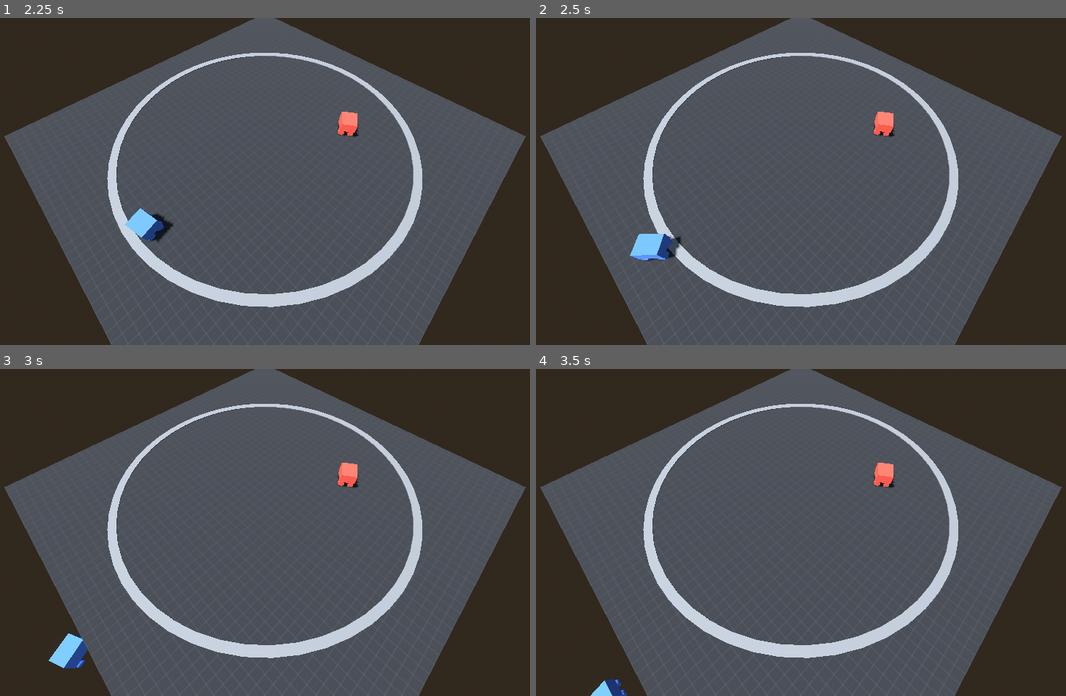
Above: before the commit, frames 1-4 (two rows, left to right).
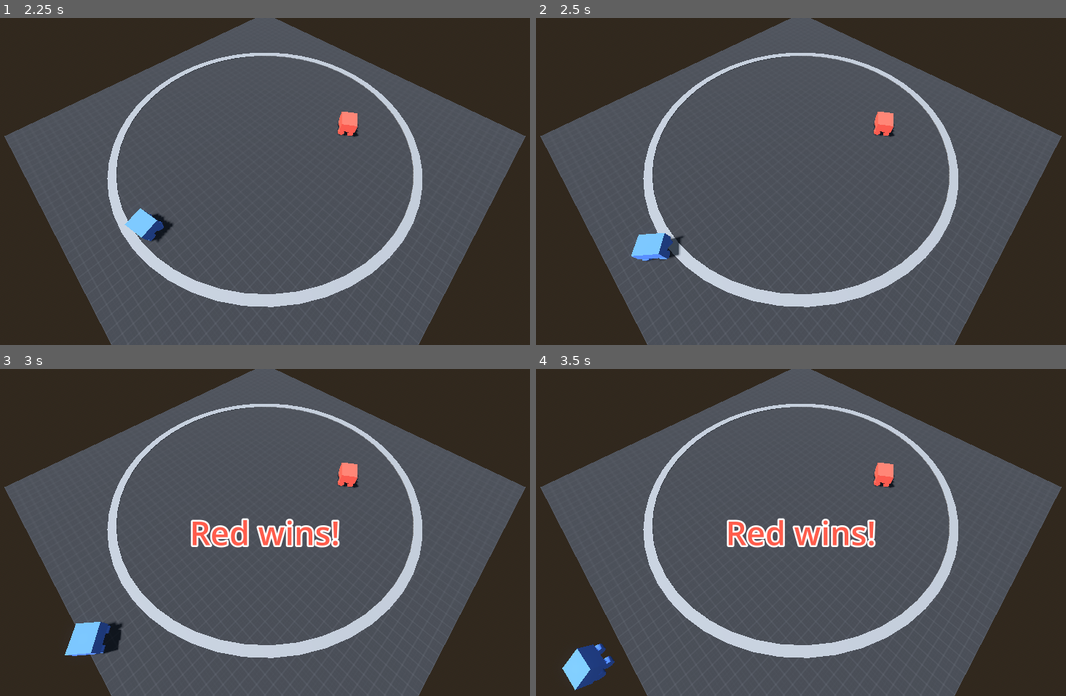
Above: after the commit, the same moments.

Repository: jozfeal/robot-sumo-sd
Game: Godot game, scene res://system/main.tscn
Same seed, same stepped clock (60 frames per second), same inputs: the game is played once before the commit and once after it.
Inputs:
- Up to frame 1 (2.25 s): tap Enter at 0.5 s; hold D (right) 0.53-1.28 s; tap Space at 1.25 s; hold S (backward) 1.28-2.03 s; hold D (right) from 2.03 s (still down)
- Up to frame 2 (2.5 s): keep holding D (right)
- Up to frame 3 (3 s): release D (right) at 2.78 s; hold W (forward) from 2.78 s (still down)
- Up to frame 4 (3.5 s): keep holding W (forward)

Frame 1 is identical in both runs. In frame 2, less than 0.1% of the frame differs, in the area x 17-28%, y 65-75%; in frame 3, 2.7%, in the area x 9-65%, y 45-92%; in frame 4, 2.7%.

Commit message:
Added Winning Display
Text on screen says which robot won the round and applies correct color to text for emphasis. Additionally fixed collision shape for increased platform size.

Diff:
--- a/godot-demo/system/main.tscn
+++ b/godot-demo/system/main.tscn
@@ -21,12 +21,16 @@
 albedo_texture = ExtResource("1_7am6p")
 uv1_triplanar = true
 
-[sub_resource type="ConcavePolygonShape3D" id="ConcavePolygonShape3D_7am6p"]
-data = PackedVector3Array(-10, -0.5, 10, -10, -0.5, -10, -10, 0.5, -10, 10, -0.5, -10, -10, -0.5, -10, -10, -0.5, 10, -10, 0.5, -10, -10, -0.5, -10, 10, -0.5, -10, -10, 0.5, -10, -10, 0.5, 10, -10, -0.5, 10, -10, -0.5, 10, -10, 0.5, 10, 10, 0.5, 10, 10, 0.5, 10, -10, 0.5, 10, -10, 0.5, -10, -10, -0.5, 10, 10, -0.5, 10, 10, -0.5, -10, 10, 0.5, 10, 10, -0.5, 10, -10, -0.5, 10, 10, -0.5, -10, 10, -0.5, 10, 10, 0.5, 10, 10, -0.5, -10, 10, 0.5, -10, -10, 0.5, -10, -10, 0.5, -10, 10, 0.5, -10, 10, 0.5, 10, 10, 0.5, 10, 10, 0.5, -10, 10, -0.5, -10)
+[sub_resource type="ConcavePolygonShape3D" id="ConcavePolygonShape3D_goxoi"]
+data = PackedVector3Array(-12.5, -0.5, 12.5, -12.5, -0.5, -12.5, -12.5, 0.5, -12.5, 12.5, -0.5, -12.5, -12.5, -0.5, -12.5, -12.5, -0.5, 12.5, -12.5, 0.5, -12.5, -12.5, -0.5, -12.5, 12.5, -0.5, -12.5, -12.5, 0.5, -12.5, -12.5, 0.5, 12.5, -12.5, -0.5, 12.5, -12.5, -0.5, 12.5, -12.5, 0.5, 12.5, 12.5, 0.5, 12.5, 12.5, 0.5, 12.5, -12.5, 0.5, 12.5, -12.5, 0.5, -12.5, -12.5, -0.5, 12.5, 12.5, -0.5, 12.5, 12.5, -0.5, -12.5, 12.5, 0.5, 12.5, 12.5, -0.5, 12.5, -12.5, -0.5, 12.5, 12.5, -0.5, -12.5, 12.5, -0.5, 12.5, 12.5, 0.5, 12.5, 12.5, -0.5, -12.5, 12.5, 0.5, -12.5, -12.5, 0.5, -12.5, -12.5, 0.5, -12.5, 12.5, 0.5, -12.5, 12.5, 0.5, 12.5, 12.5, 0.5, 12.5, 12.5, 0.5, -12.5, 12.5, -0.5, -12.5)
 
 [sub_resource type="CylinderShape3D" id="CylinderShape3D_xrivr"]
 height = 20.0
 radius = 10.0
+
+[sub_resource type="LabelSettings" id="LabelSettings_xrivr"]
+font_size = 90
+outline_size = 20
 
 [node name="Main" type="Node3D" unique_id=2034509664]
 
@@ -56,34 +60,51 @@
 size = Vector3(25, 1, 25)
 material = SubResource("StandardMaterial3D_goxoi")
 
-[node name="CSGBakedCollisionShape3D" type="CollisionShape3D" parent="World" unique_id=963996640]
+[node name="CSGBakedCollisionShape3D" type="CollisionShape3D" parent="World" unique_id=1070925561]
 transform = Transform3D(1, 0, 0, 0, 1, 0, 0, 0, 1, 0, -0.5, 0)
-shape = SubResource("ConcavePolygonShape3D_7am6p")
+shape = SubResource("ConcavePolygonShape3D_goxoi")
 
 [node name="Camera3D" type="Camera3D" parent="." unique_id=1823601430]
 transform = Transform3D(-0.70710677, 0.61237246, -0.35355335, 0, 0.49999997, 0.86602545, 0.70710677, 0.61237246, -0.35355335, -7, 11, -7)
 
-[node name="BlueRobot" parent="." unique_id=1119450236 instance=ExtResource("2_gisfo")]
+[node name="Robots" type="Node" parent="." unique_id=1247978935]
+
+[node name="RedRobot" parent="Robots" unique_id=651725520 instance=ExtResource("2_gisfo")]
+transform = Transform3D(-0.5634239, 0, 0.826168, 0, 1, 0, -0.826168, 0, -0.5634239, -3.4664612, 0, 4.353595)
+robot_name = "Red"
+color = Color(0.9998551, 0.36102337, 0.29374388, 1)
+
+[node name="BlueRobot" parent="Robots" unique_id=1119450236 instance=ExtResource("2_gisfo")]
 transform = Transform3D(1, 0, 0, 0, 1, 0, 0, 0, 1, 0, 0, -4.8750362)
 robot_name = "Blue"
 color = Color(0.3527628, 0.5527516, 1, 1)
 
-[node name="RedRobot" parent="." unique_id=651725520 instance=ExtResource("2_gisfo")]
-transform = Transform3D(-0.5634239, 0, 0.826168, 0, 1, 0, -0.826168, 0, -0.5634239, -3.4664612, 0, 4.353595)
-robot_name = "Red"
-color = Color(0.9998551, 0.36102337, 0.29374388, 1)
-
 [node name="VehicleController3D" type="Node" parent="." unique_id=1020259177 node_paths=PackedStringArray("vehicle")]
 script = ExtResource("3_6558x")
-vehicle = NodePath("../BlueRobot")
+vehicle = NodePath("../Robots/BlueRobot")
 engine_power = 100.0
 
-[node name="RingArea" type="Area3D" parent="." unique_id=672496366 node_paths=PackedStringArray("robots")]
+[node name="RingArea" type="Area3D" parent="." unique_id=672496366 node_paths=PackedStringArray("robots", "win_text")]
 monitorable = false
 script = ExtResource("4_goxoi")
-robots = [NodePath("../BlueRobot"), NodePath("../RedRobot")]
+robots = [NodePath("../Robots/BlueRobot"), NodePath("../Robots/RedRobot")]
+win_text = NodePath("../CanvasLayer/WinText")
 
 [node name="CollisionShape3D" type="CollisionShape3D" parent="RingArea" unique_id=1038656629]
 shape = SubResource("CylinderShape3D_xrivr")
 
+[node name="CanvasLayer" type="CanvasLayer" parent="." unique_id=1204695317]
+
+[node name="WinText" type="Label" parent="CanvasLayer" unique_id=264421239]
+visible = false
+anchors_preset = 15
+anchor_right = 1.0
+anchor_bottom = 1.0
+grow_horizontal = 2
+grow_vertical = 2
+text = "Robot wins!"
+label_settings = SubResource("LabelSettings_xrivr")
+horizontal_alignment = 1
+vertical_alignment = 1
+
 [connection signal="body_exited" from="RingArea" to="RingArea" method="_on_body_exited"]
--- a/godot-demo/system/ring_area.gd
+++ b/godot-demo/system/ring_area.gd
@@ -1,10 +1,13 @@
 extends Area3D
 
 @export var robots: Array[Robot]
+@export var win_text: Label
 
 func _on_body_exited(body: Node3D) -> void:
 	if body is Robot:
 		robots.erase(body)
 
 		if robots.size() == 1:
-			print("%s wins!" % robots[0].robot_name)
+			win_text.label_settings.font_color = robots[0].color
+			win_text.text = "%s wins!" % robots[0].robot_name
+			win_text.show()
